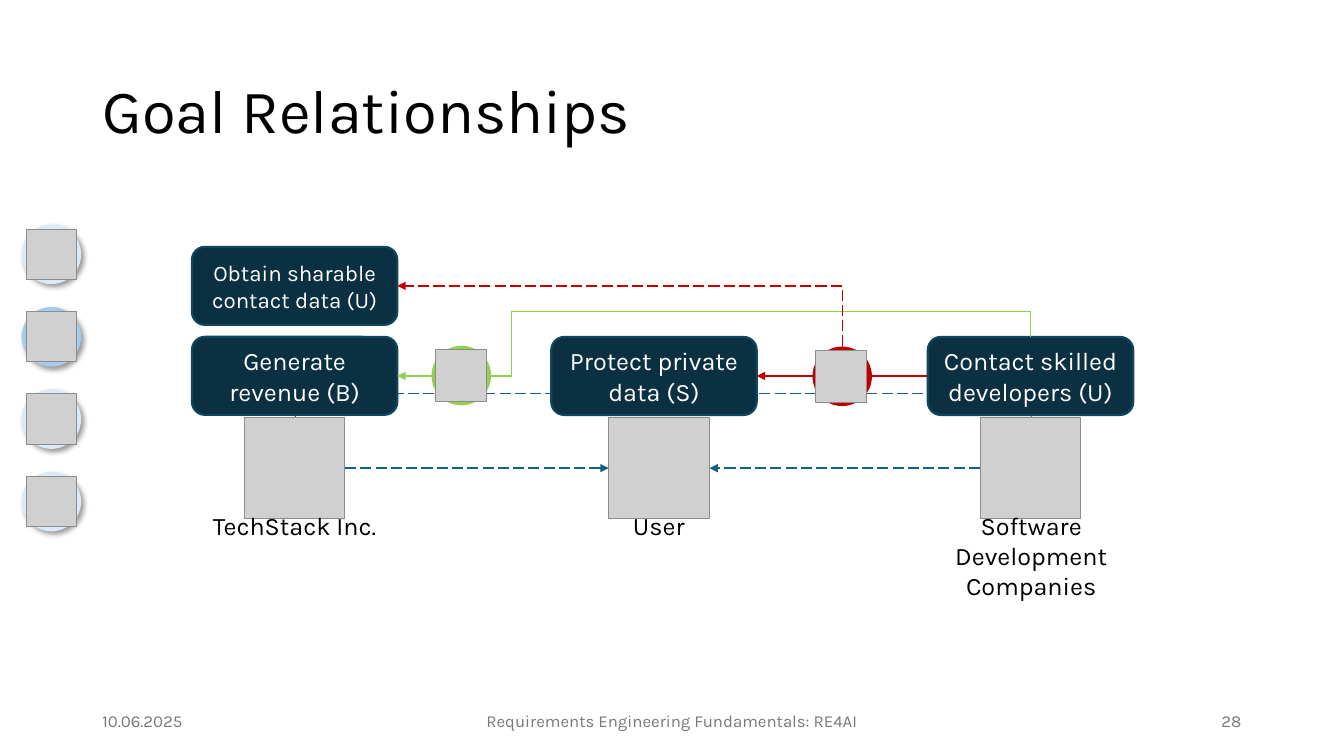
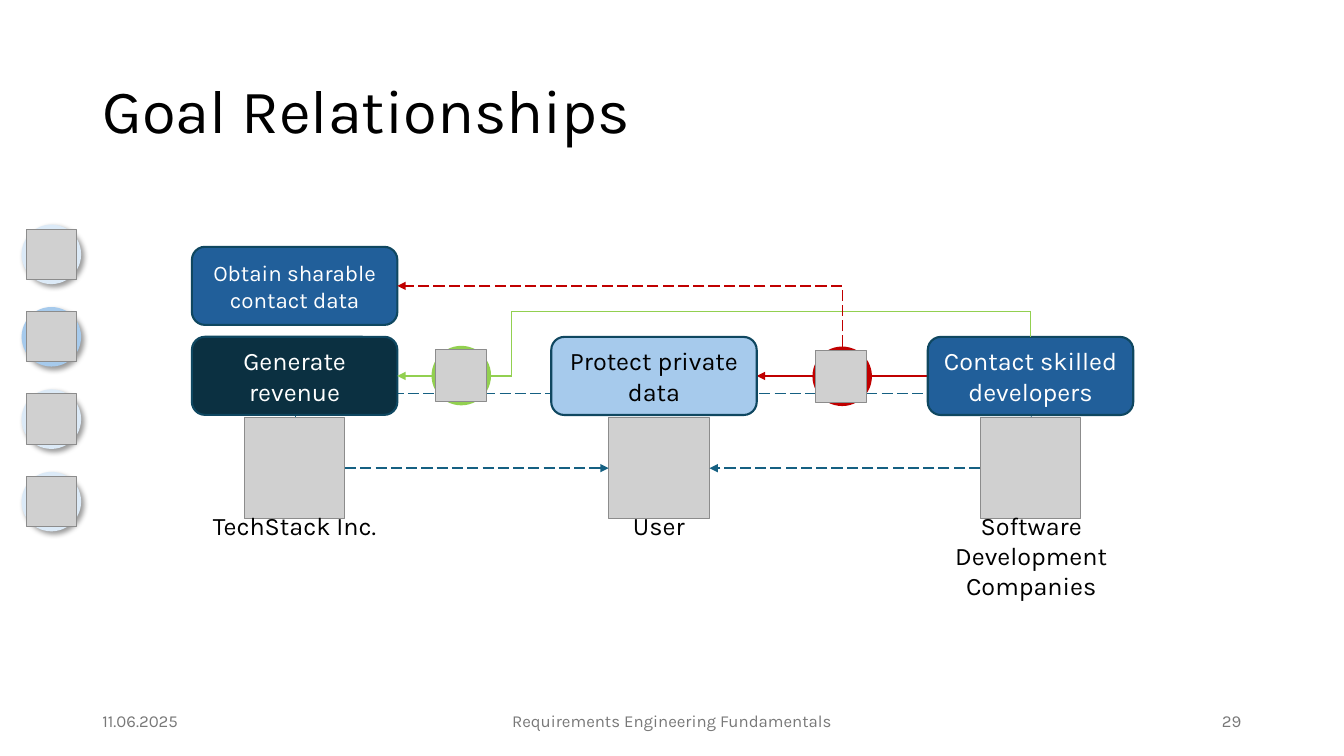
Before and after one commit to JulianFrattini/seminar-refun, a slide deck: slide 29 of slides/base/seminar-refun-base.pptx (slide 28 before the commit). Drawn at 1344x756 pixels with LibreOffice and Linux fonts; fonts in the diff are those of the drawing; grey boxes stand for pictures; background and template pictures are left out. Boxes give left, top, right and bottom in pixels: in the first picture for what was removed or moved away, otherwise in the second. Text is boxed around its words. In the diff, an @@ line names an element or a change of style, - is before the commit and + after.

```diff
--- a/slides/base/seminar-refun-base.pptx
+++ b/slides/base/seminar-refun-base.pptx
@@ rounded rectangle "Obtain sharable contact data" at (192,247,397,325): fill #0B3041 to #215F9A @@
@@ text in rounded rectangle at (213,265,376,309): text changed @@
-Obtain sharable contact data (U)
+Obtain sharable contact data
@@ text in rounded rectangle at (243,354,346,402): text changed @@
-Generate revenue (B)
+Generate revenue
@@ rounded rectangle "Protect private data" at (552,337,757,414): fill #0B3041 to #A6CAEC @@
@@ text in rounded rectangle at (570,352,738,402): text changed; text colour #FFFFFF to #000000 @@
-Protect private data (S)
+Protect private data
@@ rounded rectangle "Contact skilled developers" at (928,337,1133,414): fill #0B3041 to #215F9A @@
@@ text in rounded rectangle at (944,352,1117,407): text changed @@
-Contact skilled developers (U)
+Contact skilled developers
@@ text at (102,716,177,727): text changed @@
-10.06.2025
+11.06.2025
@@ text at (512,715,831,731): text changed @@
-Requirements Engineering Fundamentals: RE4AI
+Requirements Engineering Fundamentals
```
Also in this commit, not shown: 41 other slides changed, 1 slide added, 5 other files.
